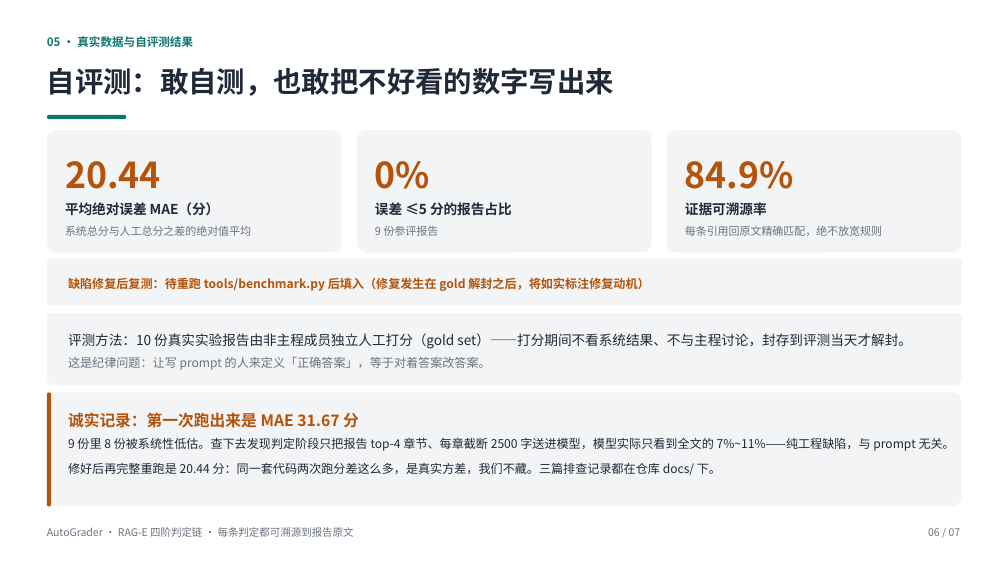
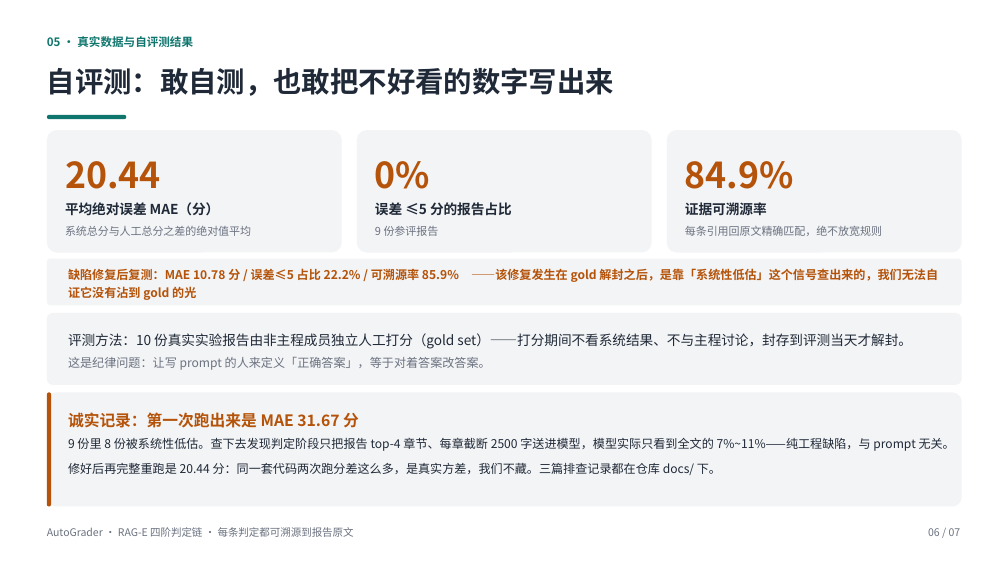
Before and after one commit to huangyuke914235/AutoGrader, a slide deck: slide 6 of AutoGrader-参赛答辩.pptx. Drawn at 1008x567 pixels with LibreOffice and Linux fonts; fonts in the diff are those of the drawing. Boxes give left, top, right and bottom in pixels: in the first picture for what was removed or moved away, otherwise in the second. Text is boxed around its words. In the diff, an @@ line names an element or a change of style, - is before the commit and + after.

Commit message:
material: 主页新增「修复前 20.44 / 修复后 10.78」对照表并披露修复发生在 gold 解封之后；PPT、视频口播、社媒帖同步双数字口径

```diff
--- a/AutoGrader-参赛答辩.pptx
+++ b/AutoGrader-参赛答辩.pptx
@@ text at <box>68,268,938,282</box>: text changed @@
-缺陷修复后复测：待重跑 tools/benchmark.py 后填入（修复发生在 gold 解封之后，将如实标注修复动机）
+缺陷修复后复测：MAE 10.78 分 / 误差≤5 占比 22.2% / 可溯源率 85.9% ——该修复发生在 gold 解封之后，是靠「系统性低估」这个信号查出来的，我们无法自证它没有沾到 gold 的光
```
Also in this commit, not shown: 4 other files.
